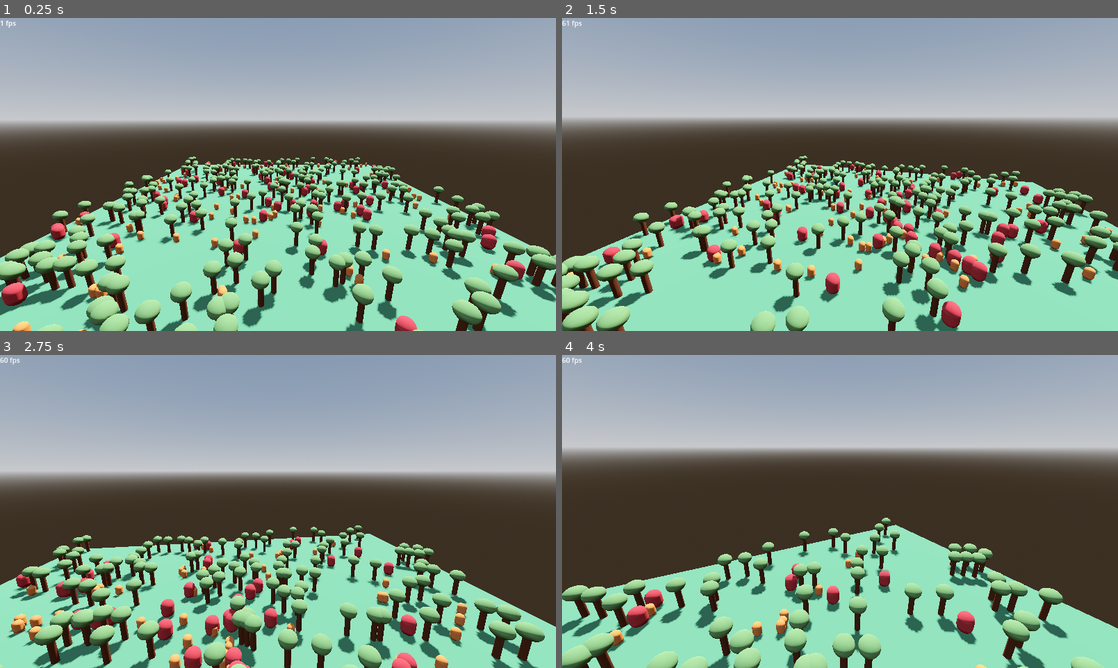
Above: before the commit, frames 1-4 (two rows, left to right).
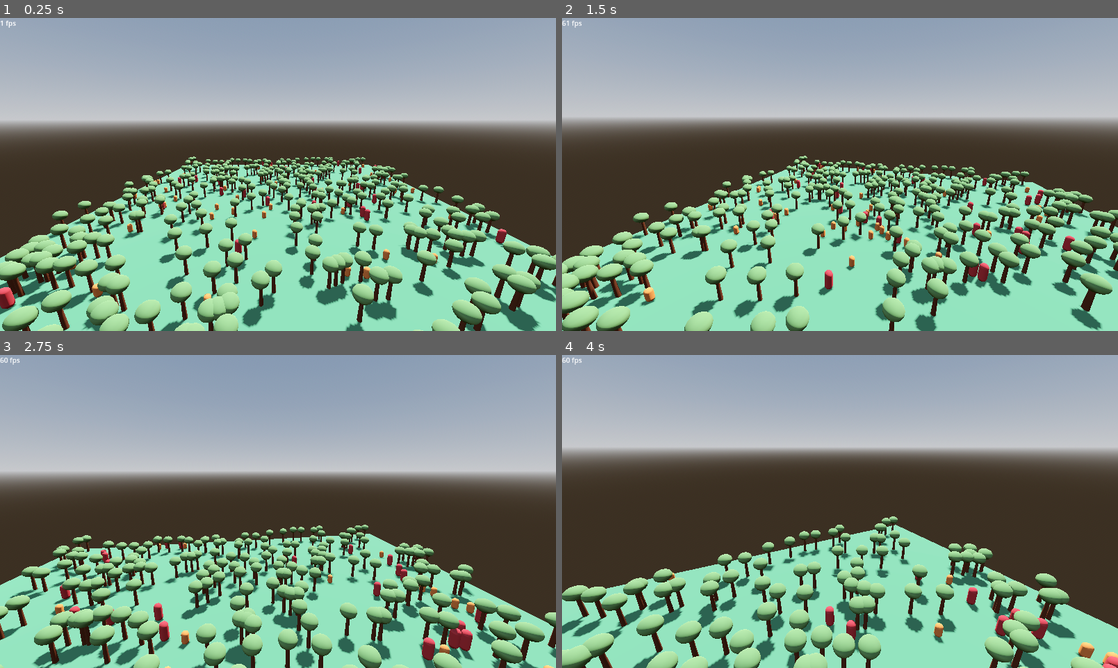
Above: after the commit, the same moments.

Repository: LyciaStenson/EcosystemSimulation
Game: Godot game, scene res://Scenes/Main.tscn
The game is run twice, just before and just after one commit, with the same random seed, the same clock (stepped at 60 frames per second) and the same inputs.
Inputs (mouse positions are in pixels of both pictures, inside the frame that each line leads up to):
- Up to frame 1 (0.25 s): no input
- Up to frame 2 (1.5 s): move the mouse to (867, 174) at 0.52 s; hold W (MoveForward) from 0.53 s (still down); move the mouse to (812, 174) at 1.27 s
- Up to frame 3 (2.75 s): keep holding W (MoveForward); move the mouse to (289, 505) at 2.02 s
- Up to frame 4 (4 s): keep holding W (MoveForward); move the mouse to (834, 517) at 2.77 s; move the mouse to (878, 514) at 3.52 s

The runs differ from the first frame. In frame 1, 10% of the frame differs, in the area x 0-100%, y 44-100%; in frame 2, 11%, in the area x 0-100%, y 45-100%; in frame 3, 11%; in frame 4, 8.5%.

Commit message:
Prey and predators now use CharacterBody3D and have lifetime

Diff:
--- /dev/null
+++ b/Scenes/EcosystemManager.tscn
@@ -0,0 +1,55 @@
+[gd_scene load_steps=12 format=3 uid="uid://g7l7d0cxn440"]
+
+[ext_resource type="Script" path="res://Scripts/EcosystemManager.gd" id="1_roijb"]
+[ext_resource type="PackedScene" uid="uid://ds7ywmd4f72ug" path="res://Scenes/Predator.tscn" id="2_2rcuf"]
+[ext_resource type="PackedScene" uid="uid://bgikwvc66amod" path="res://Scenes/Prey.tscn" id="3_qsvxw"]
+
+[sub_resource type="NavigationMesh" id="NavigationMesh_iaftw"]
+vertices = PackedVector3Array(-24.5, 0.5, -24.5, -24.5, 0.5, 24.5, 24.5, 0.5, 24.5, 24.5, 0.5, -24.5)
+polygons = [PackedInt32Array(3, 2, 0), PackedInt32Array(0, 2, 1)]
+agent_radius = 0.3
+
+[sub_resource type="StandardMaterial3D" id="StandardMaterial3D_wq7xt"]
+albedo_color = Color(0.343142, 0.169645, 0.0700111, 1)
+
+[sub_resource type="CylinderMesh" id="CylinderMesh_mvuc2"]
+material = SubResource("StandardMaterial3D_wq7xt")
+top_radius = 0.1
+bottom_radius = 0.15
+
+[sub_resource type="StandardMaterial3D" id="StandardMaterial3D_d218b"]
+albedo_color = Color(0.373415, 0.51864, 0.305, 1)
+
+[sub_resource type="SphereMesh" id="SphereMesh_lwkpo"]
+material = SubResource("StandardMaterial3D_d218b")
+radius = 0.6
+
+[sub_resource type="BoxShape3D" id="BoxShape3D_op2vt"]
+size = Vector3(50, 0.5, 50)
+
+[sub_resource type="StandardMaterial3D" id="StandardMaterial3D_k24k5"]
+albedo_color = Color(0.295848, 0.511305, 0.359491, 1)
+
+[sub_resource type="BoxMesh" id="BoxMesh_2rotn"]
+material = SubResource("StandardMaterial3D_k24k5")
+size = Vector3(50, 0.5, 50)
+
+[node name="EcosystemManager" type="NavigationRegion3D"]
+navigation_mesh = SubResource("NavigationMesh_iaftw")
+script = ExtResource("1_roijb")
+predator_num = 35
+prey_num = 50
+tree_num = 350
+predator_scene = ExtResource("2_2rcuf")
+prey_scene = ExtResource("3_qsvxw")
+tree_mesh = SubResource("CylinderMesh_mvuc2")
+leaves_mesh = SubResource("SphereMesh_lwkpo")
+
+[node name="Ground" type="StaticBody3D" parent="."]
+transform = Transform3D(1, 0, 0, 0, 1, 0, 0, 0, 1, 0, -0.25, 0)
+
+[node name="CollisionShape" type="CollisionShape3D" parent="Ground"]
+shape = SubResource("BoxShape3D_op2vt")
+
+[node name="MeshInstance" type="MeshInstance3D" parent="Ground"]
+mesh = SubResource("BoxMesh_2rotn")
--- a/Scenes/Main.tscn
+++ b/Scenes/Main.tscn
@@ -1,38 +1,7 @@
-[gd_scene load_steps=16 format=3 uid="uid://bvfg107sfp4xx"]
+[gd_scene load_steps=6 format=3 uid="uid://bvfg107sfp4xx"]
 
-[ext_resource type="Script" path="res://Scripts/EcosystemManager.gd" id="1_4p41n"]
-[ext_resource type="PackedScene" uid="uid://ds7ywmd4f72ug" path="res://Scenes/Predator.tscn" id="2_bu3gu"]
-[ext_resource type="PackedScene" uid="uid://bgikwvc66amod" path="res://Scenes/Prey.tscn" id="3_0jjn3"]
+[ext_resource type="PackedScene" uid="uid://g7l7d0cxn440" path="res://Scenes/EcosystemManager.tscn" id="1_rktck"]
 [ext_resource type="PackedScene" uid="uid://1n6rp3pfmw1q" path="res://Scenes/Player.tscn" id="3_livb2"]
-
-[sub_resource type="NavigationMesh" id="NavigationMesh_iaftw"]
-vertices = PackedVector3Array(-24.5, 0.5, -24.5, -24.5, 0.5, 24.5, 24.5, 0.5, 24.5, 24.5, 0.5, -24.5)
-polygons = [PackedInt32Array(3, 2, 0), PackedInt32Array(0, 2, 1)]
-
-[sub_resource type="StandardMaterial3D" id="StandardMaterial3D_wq7xt"]
-albedo_color = Color(0.343142, 0.169645, 0.0700111, 1)
-
-[sub_resource type="CylinderMesh" id="CylinderMesh_mvuc2"]
-material = SubResource("StandardMaterial3D_wq7xt")
-top_radius = 0.2
-bottom_radius = 0.2
-
-[sub_resource type="StandardMaterial3D" id="StandardMaterial3D_d218b"]
-albedo_color = Color(0.373415, 0.51864, 0.305, 1)
-
-[sub_resource type="SphereMesh" id="SphereMesh_lwkpo"]
-material = SubResource("StandardMaterial3D_d218b")
-radius = 0.6
-
-[sub_resource type="BoxShape3D" id="BoxShape3D_op2vt"]
-size = Vector3(50, 0.5, 50)
-
-[sub_resource type="StandardMaterial3D" id="StandardMaterial3D_k24k5"]
-albedo_color = Color(0.295848, 0.511305, 0.359491, 1)
-
-[sub_resource type="BoxMesh" id="BoxMesh_2rotn"]
-material = SubResource("StandardMaterial3D_k24k5")
-size = Vector3(50, 0.5, 50)
 
 [sub_resource type="ProceduralSkyMaterial" id="ProceduralSkyMaterial_vk5pe"]
 sky_horizon_color = Color(0.64625, 0.65575, 0.67075, 1)
@@ -49,25 +18,7 @@
 
 [node name="Main" type="Node3D"]
 
-[node name="EcosystemManager" type="NavigationRegion3D" parent="."]
-navigation_mesh = SubResource("NavigationMesh_iaftw")
-script = ExtResource("1_4p41n")
-predator_num = 35
-prey_num = 50
-tree_num = 250
-predator_scene = ExtResource("2_bu3gu")
-prey_scene = ExtResource("3_0jjn3")
-tree_mesh = SubResource("CylinderMesh_mvuc2")
-leaves_mesh = SubResource("SphereMesh_lwkpo")
-
-[node name="Ground" type="StaticBody3D" parent="EcosystemManager"]
-transform = Transform3D(1, 0, 0, 0, 1, 0, 0, 0, 1, 0, -0.25, 0)
-
-[node name="CollisionShape" type="CollisionShape3D" parent="EcosystemManager/Ground"]
-shape = SubResource("BoxShape3D_op2vt")
-
-[node name="MeshInstance" type="MeshInstance3D" parent="EcosystemManager/Ground"]
-mesh = SubResource("BoxMesh_2rotn")
+[node name="EcosystemManager" parent="." instance=ExtResource("1_rktck")]
 
 [node name="Player" parent="." instance=ExtResource("3_livb2")]
 transform = Transform3D(1, 0, 0, 0, 0.965926, 0.258819, 0, -0.258819, 0.965926, 0, 12, 30)
--- a/Scenes/Predator.tscn
+++ b/Scenes/Predator.tscn
@@ -7,13 +7,24 @@
 
 [sub_resource type="CapsuleMesh" id="CapsuleMesh_7ik3y"]
 material = SubResource("StandardMaterial3D_7iswk")
+radius = 0.3
 height = 1.5
 
-[node name="Predator" type="Node3D"]
+[sub_resource type="CapsuleShape3D" id="CapsuleShape3D_50c2x"]
+radius = 0.3
+height = 1.5
+
+[node name="Predator" type="CharacterBody3D"]
 script = ExtResource("1_pjthh")
 
 [node name="MeshInstance" type="MeshInstance3D" parent="."]
 transform = Transform3D(1, 0, 0, 0, 1, 0, 0, 0, 1, 0, 0.75, 0)
 mesh = SubResource("CapsuleMesh_7ik3y")
 
+[node name="CollisionShape" type="CollisionShape3D" parent="."]
+transform = Transform3D(1, 0, 0, 0, 1, 0, 0, 0, 1, 0, 0.75, 0)
+shape = SubResource("CapsuleShape3D_50c2x")
+
 [node name="NavigationAgent" type="NavigationAgent3D" parent="."]
+avoidance_enabled = true
+max_neighbors = 50
--- a/Scenes/Prey.tscn
+++ b/Scenes/Prey.tscn
@@ -7,14 +7,24 @@
 
 [sub_resource type="CapsuleMesh" id="CapsuleMesh_quewn"]
 material = SubResource("StandardMaterial3D_by572")
-radius = 0.3
+radius = 0.25
 height = 1.0
 
-[node name="Prey" type="Node3D"]
+[sub_resource type="CapsuleShape3D" id="CapsuleShape3D_fd1nd"]
+radius = 0.25
+height = 1.0
+
+[node name="Prey" type="CharacterBody3D"]
 script = ExtResource("1_wcvex")
 
 [node name="MeshInstance" type="MeshInstance3D" parent="."]
 transform = Transform3D(1, 0, 0, 0, 1, 0, 0, 0, 1, 0, 0.5, 0)
 mesh = SubResource("CapsuleMesh_quewn")
 
+[node name="CollisionShape" type="CollisionShape3D" parent="."]
+transform = Transform3D(1, 0, 0, 0, 1, 0, 0, 0, 1, 0, 0.5, 0)
+shape = SubResource("CapsuleShape3D_fd1nd")
+
 [node name="NavigationAgent" type="NavigationAgent3D" parent="."]
+avoidance_enabled = true
+max_neighbors = 50
--- a/Scripts/EcosystemManager.gd
+++ b/Scripts/EcosystemManager.gd
@@ -17,12 +17,10 @@
 func generate_nav():
 	var source_geometry_data : NavigationMeshSourceGeometryData3D = NavigationMeshSourceGeometryData3D.new()
 
-	NavigationServer3D.parse_source_geometry_data(navigation_mesh, source_geometry_data, self, bake_nav_done)
+	NavigationServer3D.parse_source_geometry_data(navigation_mesh, source_geometry_data, self)
 	NavigationServer3D.bake_from_source_geometry_data(navigation_mesh, source_geometry_data, bake_nav_done)
-	#bake_nav_done()
 
 func bake_nav_done():
-	print("bake nav done")
 	for i in predator_num:
 		var instantiated_scene : Predator = predator_scene.instantiate()
 		instantiated_scene.position = Vector3(randf_range(-24.0, 24.0), 0.0, randf_range(-24.0, 24.0))
@@ -52,7 +50,7 @@
 		var tree_collision : CollisionShape3D = CollisionShape3D.new()
 		tree_body.add_child(tree_collision)
 		tree_collision.shape = CylinderShape3D.new()
-		tree_collision.shape.radius = 0.2
+		tree_collision.shape.radius = 0.1
 		tree_collision.shape.height = 2
 		tree_multimesh.multimesh.set_instance_transform(i, Transform3D(Basis(), tree_pos))
 		leaves_multimesh.multimesh.set_instance_transform(i, Transform3D(Basis(), tree_pos + Vector3(0.0, 1.0, 0.0)))
--- a/Scripts/Predator.gd
+++ b/Scripts/Predator.gd
@@ -1,9 +1,11 @@
-extends Node3D
+extends CharacterBody3D
 class_name Predator
 
-var velocity : Vector3
+const SPEED : float = 3.0
 
-const SPEED = 3.0
+var lifetime : float = 60.0
+
+var gravity : float = ProjectSettings.get_setting("physics/3d/default_gravity")
 
 @onready var nav_agent : NavigationAgent3D = $NavigationAgent
 
@@ -22,10 +24,13 @@
 	set_physics_process(true)
 
 func _physics_process(delta):
+	if get_age() > lifetime:
+		queue_free()
+
 	nav_agent.target_position = get_target_position()
 
-	#if not is_on_floor():
-		#velocity.y -= gravity * delta
+	if not is_on_floor():
+		velocity.y -= gravity * delta
 
 	var direction : Vector3
 
@@ -41,9 +46,7 @@
 		velocity.x = move_toward(velocity.x, 0, SPEED)
 		velocity.z = move_toward(velocity.z, 0, SPEED)
 
-	global_position += velocity * delta
-
-	#move_and_slide()
+	move_and_slide()
 
 func get_target_position() -> Vector3:
 	if prey:
--- a/Scripts/Prey.gd
+++ b/Scripts/Prey.gd
@@ -1,15 +1,17 @@
-extends Node3D
+extends CharacterBody3D
 class_name Prey
 
-var velocity : Vector3
+var gravity : float = ProjectSettings.get_setting("physics/3d/default_gravity")
 
-const SPEED = 3.0
+const SPEED : float = 3.0
+
+var lifetime : float = 45.0
+
+var birth_time : float
 
 @onready var nav_agent : NavigationAgent3D = $NavigationAgent
 
 @export var prey : Node3D
-
-var birth_time : float
 
 func _ready():
 	birth_time = Time.get_ticks_msec()
@@ -22,10 +24,13 @@
 	set_physics_process(true)
 
 func _physics_process(delta):
+	if get_age() > lifetime:
+		queue_free()
+
 	nav_agent.target_position = get_target_position()
 
-	#if not is_on_floor():
-		#velocity.y -= gravity * delta
+	if not is_on_floor():
+		velocity.y -= gravity * delta
 
 	var direction : Vector3
 
@@ -41,9 +46,7 @@
 		velocity.x = move_toward(velocity.x, 0, SPEED)
 		velocity.z = move_toward(velocity.z, 0, SPEED)
 
-	global_position += velocity * delta
-
-	#move_and_slide()
+	move_and_slide()
 
 func get_target_position() -> Vector3:
 	if prey:
--- a/project.godot
+++ b/project.godot
@@ -56,7 +56,3 @@
 "events": [Object(InputEventKey,"resource_local_to_scene":false,"resource_name":"","device":-1,"window_id":0,"alt_pressed":false,"shift_pressed":false,"ctrl_pressed":false,"meta_pressed":false,"pressed":false,"keycode":0,"physical_keycode":81,"key_label":0,"unicode":113,"echo":false,"script":null)
 ]
 }
-
-[physics]
-
-common/physics_ticks_per_second=30
Not shown: 1 places in Scenes/Predator.tscn that only renumber resources
Not shown: 1 places in Scenes/Prey.tscn that only renumber resources
